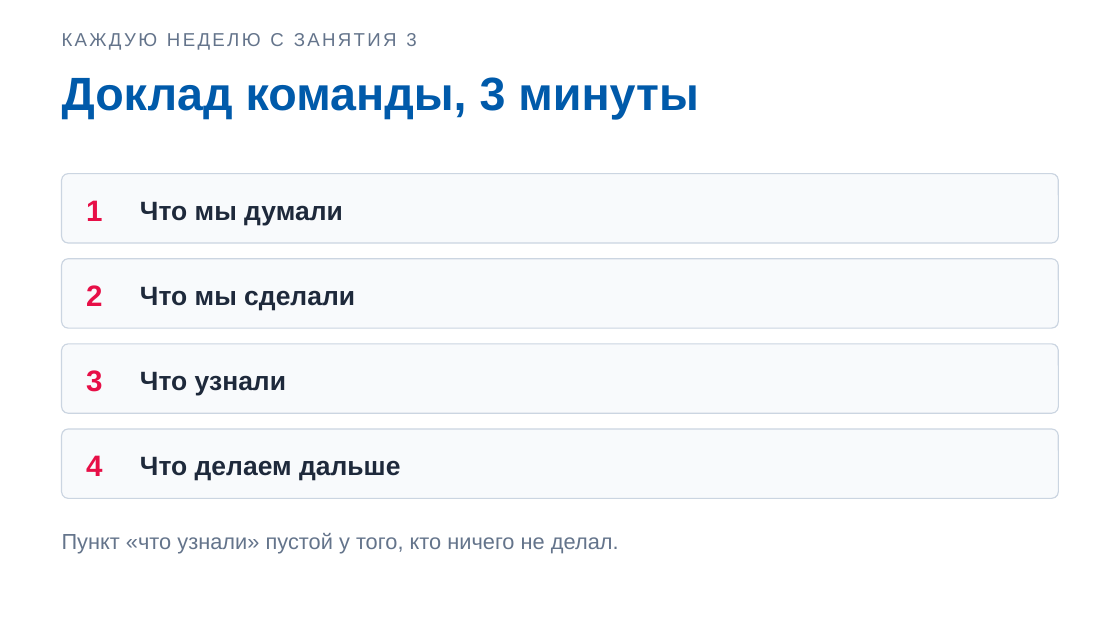
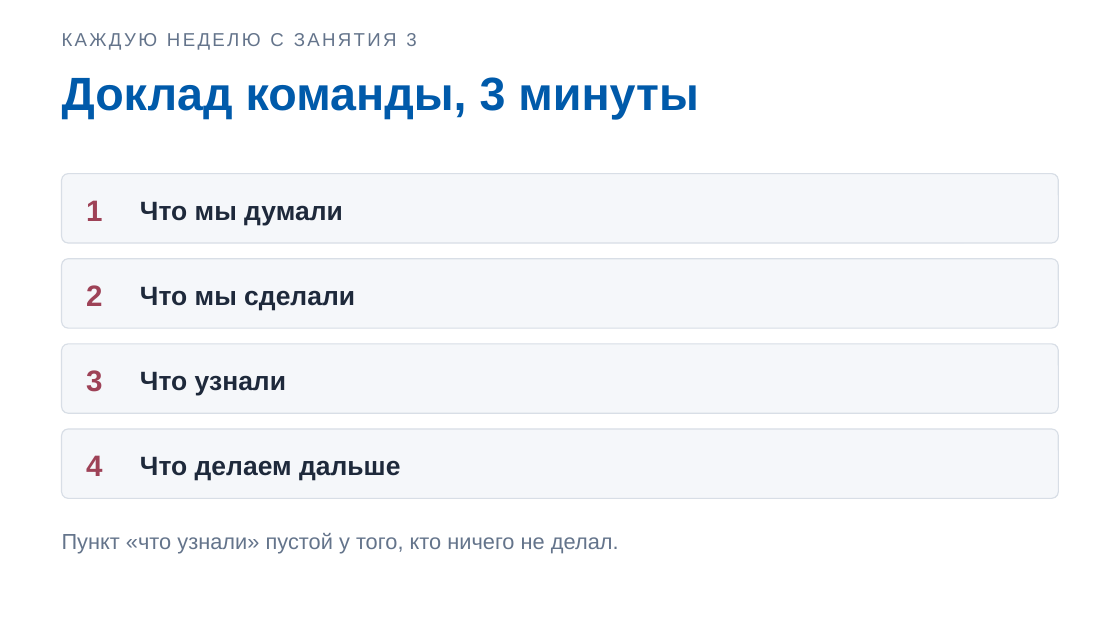
Before and after one commit to DimaMuhannad/OPD, a slide deck: slide 8 of zanyatiya/Zanyatie_02_Slaydy.pptx. Drawn at 1120x630 pixels with LibreOffice and Linux fonts; fonts in the diff are those of the drawing. Boxes give left, top, right and bottom in pixels: in the first picture for what was removed or moved away, otherwise in the second. Text is boxed around its words. In the diff, an @@ line names an element or a change of style, - is before the commit and + after.

```diff
--- a/zanyatiya/Zanyatie_02_Slaydy.pptx
+++ b/zanyatiya/Zanyatie_02_Slaydy.pptx
@@ fill #F8FAFC to #F5F7FA; outline #CBD5E1 0.75 pt to #D8DEE6 0.75 pt in 4 elements at (62,174,1058,243), (62,259,1058,328), (62,344,1058,413), (62,429,1058,498) @@
@@ text colour #E70F47 to #9E4257 in 4 elements at (86,200,102,221), (86,285,102,306), (86,370,102,392), (86,455,102,476) @@
```
Also in this commit, not shown: 9 other slides changed.
